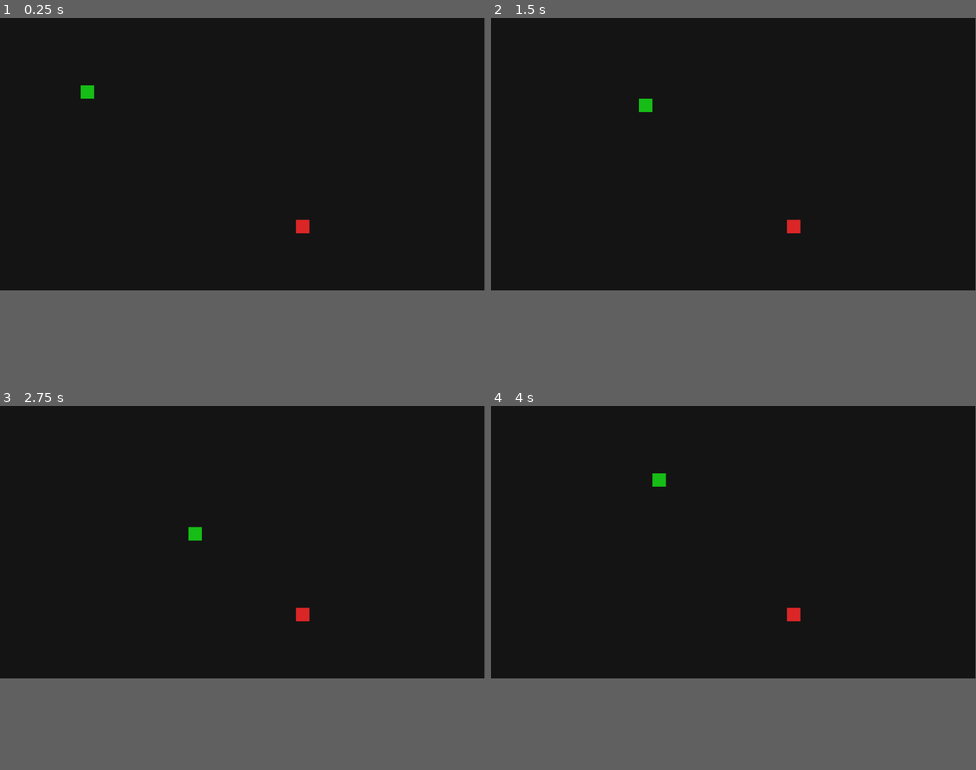
Above: before the commit, frames 1-4 (two rows, left to right).
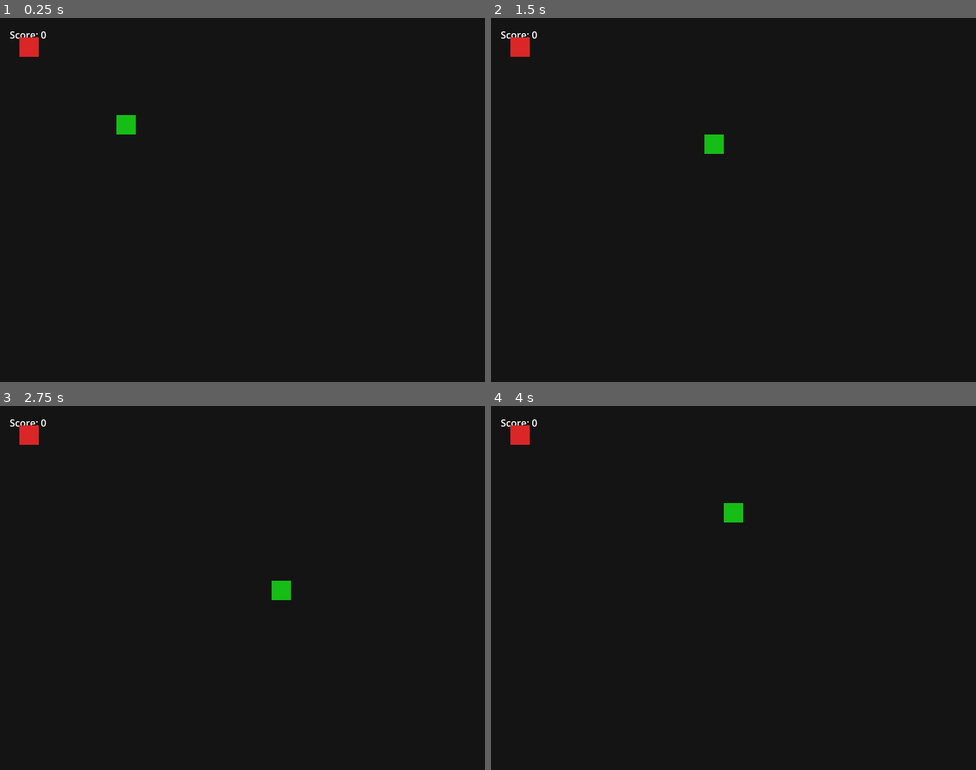
Above: after the commit, the same moments.

Repository: bluehexagons/snake2d
Game: Godot game, scene res://scenes/main/main.tscn
Two runs of this game, one before a commit and one after it. Both use one fixed random seed, a clock stepped at 60 frames per second and the inputs below.
Inputs:
- Up to frame 1 (0.25 s): no input
- Up to frame 2 (1.5 s): hold Right (right) 0.53-1.28 s; hold Down (down) from 1.28 s (still down)
- Up to frame 3 (2.75 s): release Down (down) at 2.03 s; hold Right (right) from 2.03 s (still down)
- Up to frame 4 (4 s): release Right (right) at 2.78 s; hold Up (up) 2.78-3.53 s; hold Left (left) from 3.53 s (still down)
The window is 799x449 before the commit and 800x600 after it. Grey fills any space a smaller window leaves; there, only what the larger window draws over its background counts as a difference.

The runs differ from the first frame. In frame 1, 0.7% of the frame differs, in the area x 2-64%, y 3-60%; in frame 2, 0.7%; in frame 3, 0.7%; in frame 4, 0.7%.

Commit message:
AI assisted stretchy game

Diff:
--- a/project.godot
+++ b/project.godot
@@ -14,6 +14,13 @@
 run/main_scene="res://scenes/main/main.tscn"
 config/features=PackedStringArray("4.3", "Mobile")
 config/icon="res://icon.svg"
+
+[display]
+
+window/size/viewport_width=800
+window/size/viewport_height=600
+window/stretch/mode="viewport"
+window/stretch/aspect="keep_aspect"
 
 [input]
 
--- a/scenes/main/main.gd
+++ b/scenes/main/main.gd
@@ -1,18 +1,37 @@
-extends Node2D
+extends Container
 
 const Snake = preload("res://scenes/snake/snake.tscn")
 const Food = preload("res://scenes/food/food.tscn")
 
 const GRID_SIZE = 32
+const GAME_WIDTH = 800
+const GAME_HEIGHT = 600
+const GRID_WIDTH = GAME_WIDTH / GRID_SIZE
+const GRID_HEIGHT = GAME_HEIGHT / GRID_SIZE
+
+var game_world: Node2D
 var snake
 var food
 var tail_segments = []
 var tail_positions = []
 var game_over = false
+var score = 0
+var score_label: Label
 
 func _ready():
+	get_tree().root.size_changed.connect(_on_window_resize)
+	_on_window_resize()
+
+	game_world = $GameViewport/SubViewport/GameWorld
+
+	# Create score label with proper positioning
+	score_label = Label.new()
+	score_label.position = Vector2(16, 16)
+	score_label.text = "Score: 0"
+	game_world.add_child(score_label)
+
 	snake = Snake.instantiate()
-	add_child(snake)
+	game_world.add_child(snake)
 	snake.position = Vector2(5, 5) * GRID_SIZE
 	snake.moved.connect(_on_snake_moved)
 	snake.grew.connect(_on_snake_grew)
@@ -30,11 +49,11 @@
 	if food:
 		food.queue_free()
 	food = Food.instantiate()
-	add_child(food)
+	game_world.add_child(food)
 
 	# Random position within the grid
-	var x = randi_range(0, (1152 / GRID_SIZE) - 1)
-	var y = randi_range(0, (648 / GRID_SIZE) - 1)
+	var x = randi_range(0, GRID_WIDTH - 1)
+	var y = randi_range(0, GRID_HEIGHT - 1)
 	food.position = Vector2(x, y) * GRID_SIZE
 
 func _on_snake_moved(new_position):
@@ -72,6 +91,10 @@
 	tail_segments.append(segment)
 	spawn_food()
 
+	# Update score
+	score += 10
+	score_label.text = "Score: " + str(score)
+
 func _on_game_over():
 	game_over = true
 	# Optional: Add visual feedback
@@ -79,11 +102,11 @@
 
 	# Optional: Show game over message
 	var label = Label.new()
-	label.text = "Game Over!\nPress R to restart"
-	label.position = Vector2(576, 324)  # Center of screen
+	label.text = "Game Over!\nFinal Score: " + str(score) + "\nPress R to restart"
+	label.position = Vector2(GAME_WIDTH/2, GAME_HEIGHT/2)
 	label.horizontal_alignment = HORIZONTAL_ALIGNMENT_CENTER
 	label.vertical_alignment = VERTICAL_ALIGNMENT_CENTER
-	add_child(label)
+	game_world.add_child(label)
 
 func _process(_delta):
 	if game_over and Input.is_action_just_pressed("retry"):  # R key
@@ -99,3 +122,8 @@
 	if snake.position == food.position:
 		snake.grow()
 		spawn_food()
+
+func _on_window_resize():
+	var window_size = DisplayServer.window_get_size()
+	$GameViewport.custom_minimum_size = Vector2(GAME_WIDTH, GAME_HEIGHT)
+	$GameViewport.size = window_size
--- a/scenes/main/main.tscn
+++ b/scenes/main/main.tscn
@@ -2,10 +2,25 @@
 
 [ext_resource type="Script" path="res://scenes/main/main.gd" id="1_tyq8r"]
 
-[node name="Main" type="Node2D"]
+[node name="Main" type="Container"]
 script = ExtResource("1_tyq8r")
 
-[node name="Background" type="ColorRect" parent="."]
-offset_right = 1152.0
-offset_bottom = 648.0
+[node name="GameViewport" type="SubViewportContainer" parent="."]
+custom_minimum_size = Vector2(800, 600)
+layout_mode = 2
+stretch = true
+
+[node name="SubViewport" type="SubViewport" parent="GameViewport"]
+handle_input_locally = false
+size = Vector2i(800, 600)
+render_target_update_mode = 4
+
+[node name="GameWorld" type="Node2D" parent="GameViewport/SubViewport"]
+
+[node name="Background" type="ColorRect" parent="GameViewport/SubViewport/GameWorld"]
+offset_right = 800.0
+offset_bottom = 600.0
 color = Color(0.0784314, 0.0784314, 0.0784314, 1)
+
+[node name="Camera2D" type="Camera2D" parent="GameViewport/SubViewport/GameWorld"]
+position = Vector2(400, 300)
--- a/scenes/snake/snake.gd
+++ b/scenes/snake/snake.gd
@@ -25,9 +25,9 @@
 func move():
 	var new_position = position + direction * GRID_SIZE
 
-	# Check wall collision
-	if new_position.x < 0 or new_position.x >= 1152 or \
-	   new_position.y < 0 or new_position.y >= 648:
+	# Check wall collision using viewport bounds
+	if new_position.x < 0 or new_position.x >= 800 or \
+	   new_position.y < 0 or new_position.y >= 600:
 		died.emit()
 		return
 
